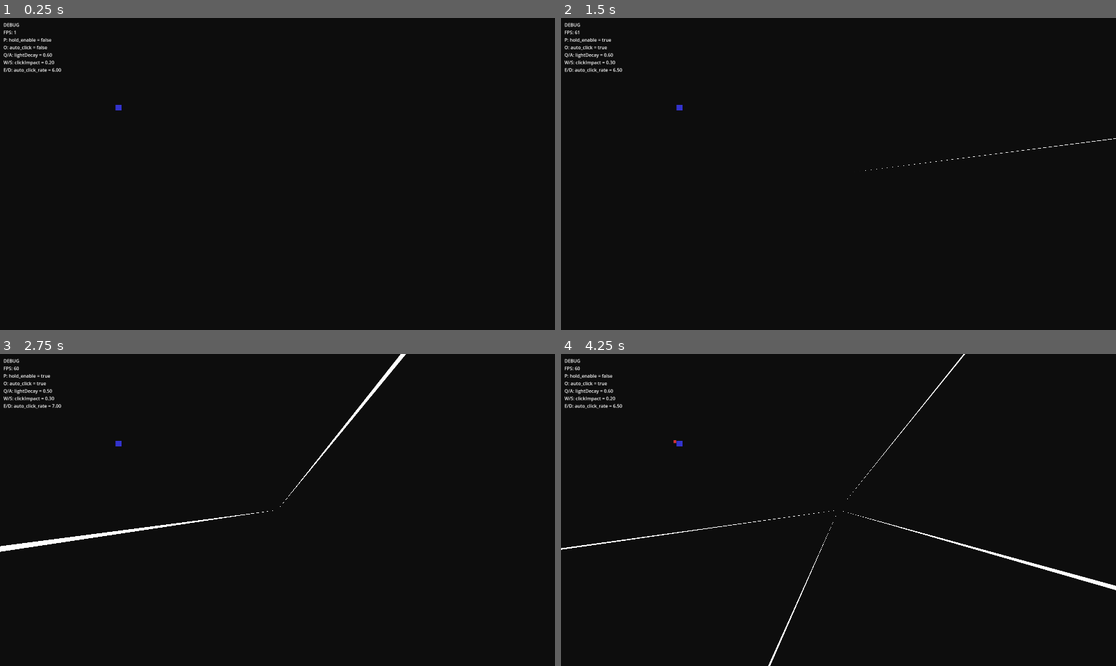
Above: before the commit, frames 1-4 (two rows, left to right).
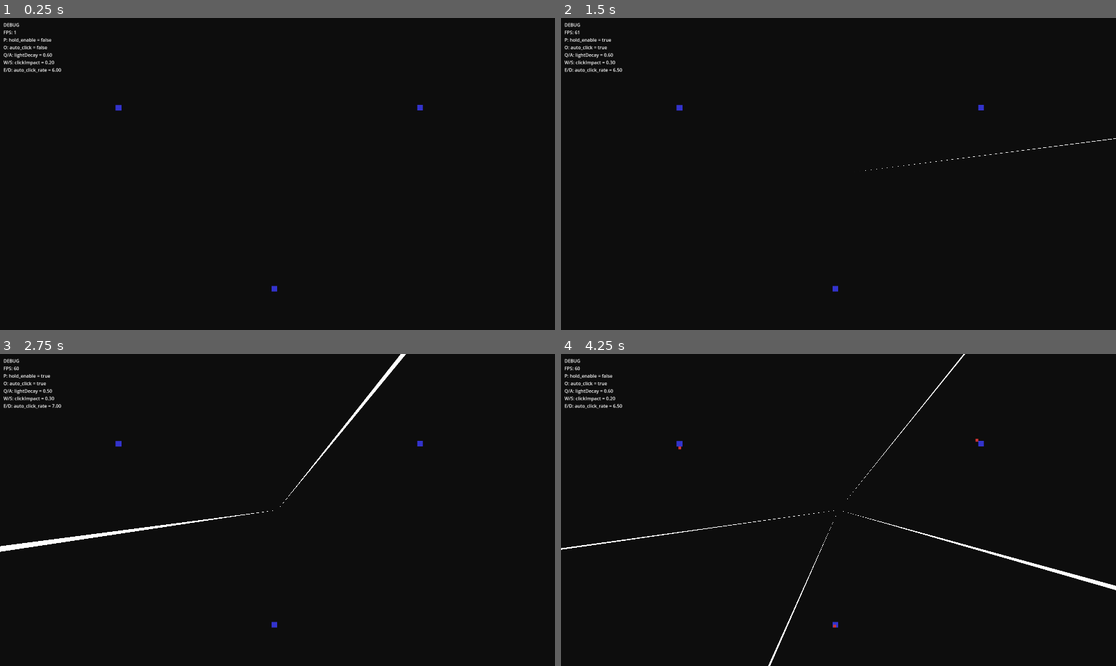
Above: after the commit, the same moments.

Repository: amirblum/OrHaolam-JLM2025
Game: Godot game, scene res://scenes/main/Main.tscn
Same seed, same stepped clock (60 frames per second), same inputs: the game is played once before the commit and once after it.
Inputs (mouse positions are in pixels of both pictures, inside the frame that each line leads up to):
- Up to frame 1 (0.25 s): no input
- Up to frame 2 (1.5 s): tap Enter at 0.5 s; move the mouse to (960, 158) at 0.52 s; hold D 0.53-1.28 s; tap P at 0.6 s; click (960, 158) at 0.67 s; tap Space at 0.77 s; move the mouse to (727, 189) at 1.27 s; hold S from 1.28 s (still down); tap O at 1.35 s
- Up to frame 3 (2.75 s): tap Space at 1.52 s; move the mouse to (333, 441) at 2.02 s; release S at 2.03 s; hold D from 2.03 s (still down); tap Q at 2.1 s
- Up to frame 4 (4.25 s): move the mouse to (810, 572) at 2.77 s; release D at 2.78 s; hold W 2.78-3.53 s; tap E at 2.85 s; click (810, 572) at 2.92 s; tap Space at 3.02, 3.77 s; move the mouse to (1005, 556) at 3.52 s; hold A from 3.53 s (still down); tap P at 3.6 s

The runs differ from the first frame. In frame 1, less than 0.1% of the frame differs, in the area x 20-77%, y 27-88%; in frame 2, less than 0.1%; in frame 3, less than 0.1%; in frame 4, less than 0.1%.

Commit message:
Put three cities in the scene

Diff:
--- a/scenes/main/Main.tscn
+++ b/scenes/main/Main.tscn
@@ -18,9 +18,16 @@
 
 [node name="Cities" type="Node2D" parent="."]
 
-[node name="TestCity" parent="Cities" instance=ExtResource("3_city")]
-position = Vector2(400, 300)
+[node name="City1" parent="Cities" instance=ExtResource("3_city")]
+position = Vector2(400, 301)
 spawn_rate = 0.25
-cityGenRadius = 100.0
+
+[node name="City2" parent="Cities" instance=ExtResource("3_city")]
+position = Vector2(1443, 300)
+spawn_rate = 0.25
+
+[node name="City3" parent="Cities" instance=ExtResource("3_city")]
+position = Vector2(939, 927)
+spawn_rate = 0.25
 
 [node name="Persons" type="Node2D" parent="."]
